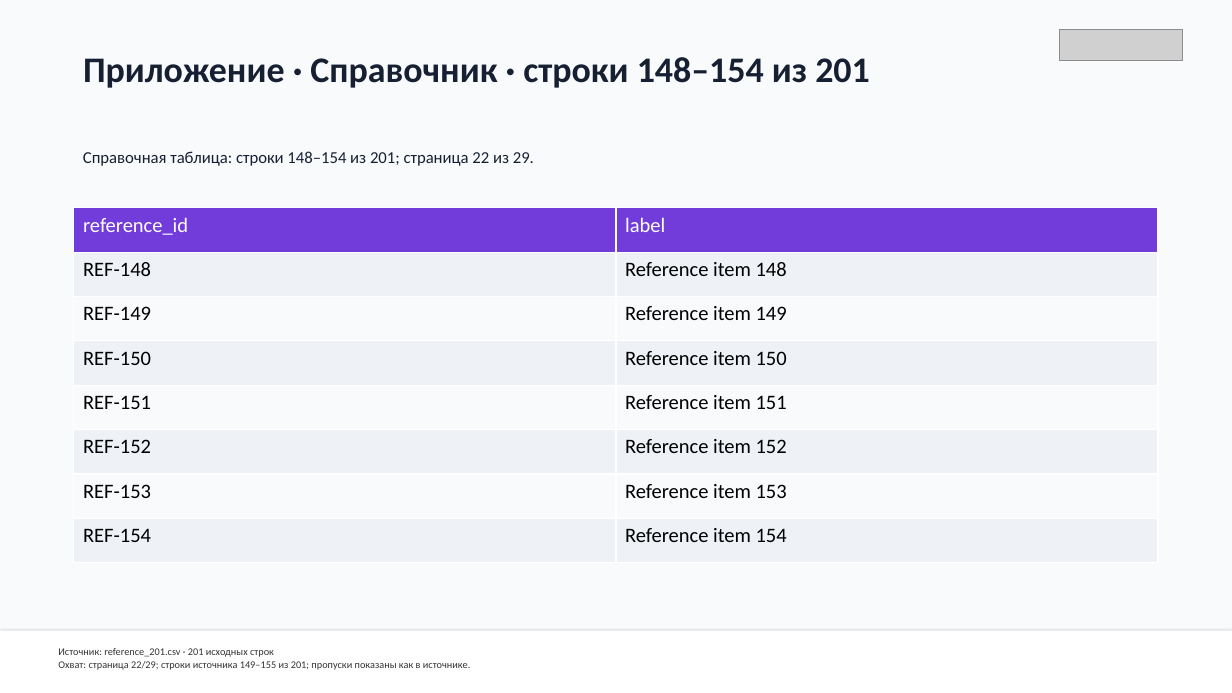
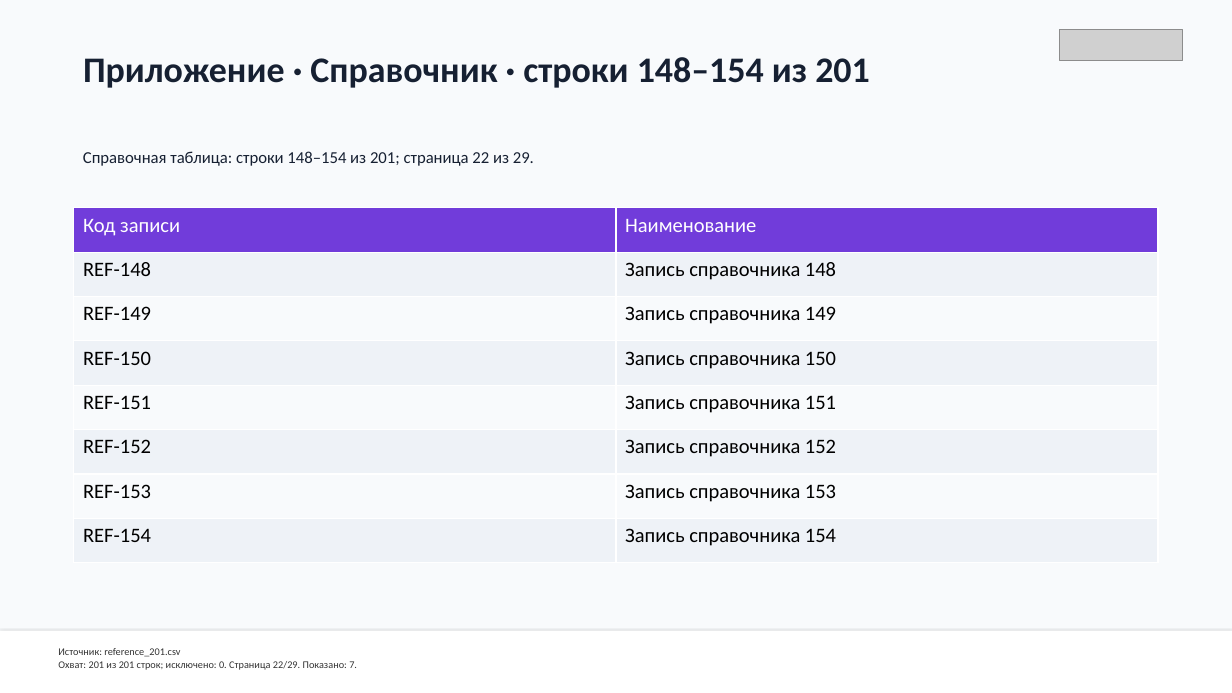
Before and after one commit to stashash/voiceDeck, a slide deck: slide 33 of artifacts/stage2-demo/Все презентации/Сторонний шаблон — демо.pptx. Drawn at 1232x693 pixels with LibreOffice and Linux fonts; fonts in the diff are those of the drawing; grey boxes stand for pictures. Boxes give left, top, right and bottom in pixels: in the first picture for what was removed or moved away, otherwise in the second. Text is boxed around its words. In the diff, an @@ line names an element or a change of style, - is before the commit and + after.

```diff
--- a/artifacts/stage2-demo/Все презентации/Сторонний шаблон — демо.pptx
+++ b/artifacts/stage2-demo/Все презентации/Сторонний шаблон — демо.pptx
@@ table at bbox=[74, 208, 1159, 563] @@
-row 1, column 1: reference_id
+row 1, column 1: Код записи
-row 1, column 2: label
+row 1, column 2: Наименование
-row 2, column 2: Reference item 148
+row 2, column 2: Запись справочника 148
-row 3, column 2: Reference item 149
+row 3, column 2: Запись справочника 149
-row 4, column 2: Reference item 150
+row 4, column 2: Запись справочника 150
-row 5, column 2: Reference item 151
+row 5, column 2: Запись справочника 151
-row 6, column 2: Reference item 152
+row 6, column 2: Запись справочника 152
-row 7, column 2: Reference item 153
+row 7, column 2: Запись справочника 153
-row 8, column 2: Reference item 154
+row 8, column 2: Запись справочника 154
@@ text at bbox=[58, 648, 357, 670]: text changed @@
-Источник: reference_201.csv · 201 исходных строк
-Охват: страница 22/29; строки источника 149–155 из 201; пропуски показаны как в источнике.
+Источник: reference_201.csv
+Охват: 201 из 201 строк; исключено: 0. Страница 22/29. Показано: 7.
```
Also in this commit, not shown: 39 other slides changed, 59 other files.
